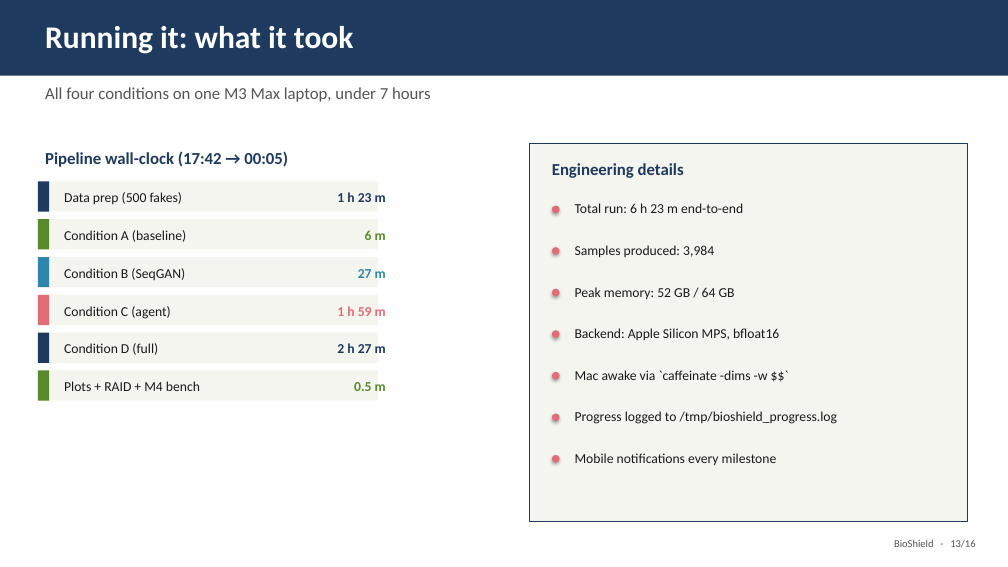
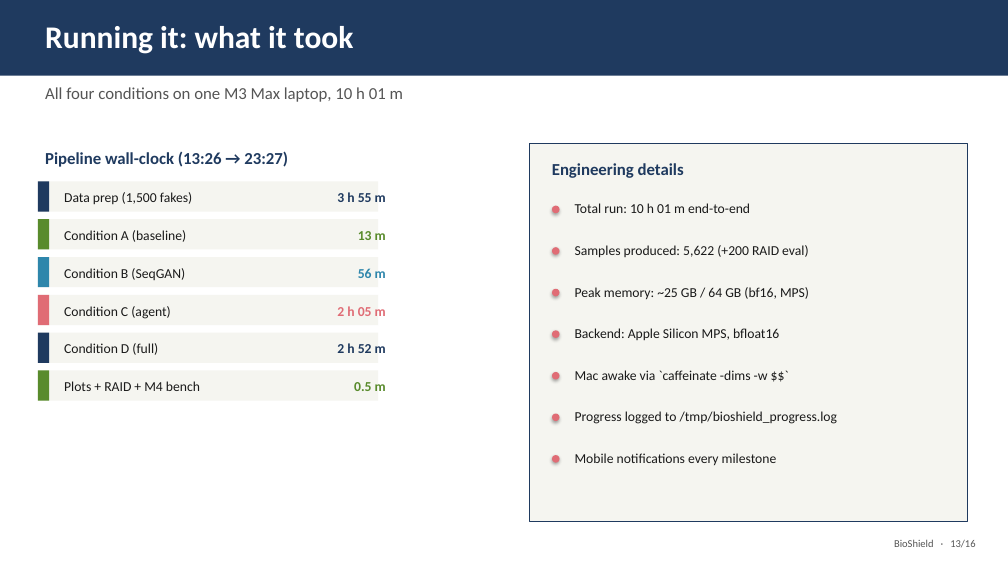
Before and after one commit to Rayudualapati-25/BioShield, a slide deck: slide 13 of experiments/BioShield_class_presentation.pptx. Drawn at 1008x567 pixels with LibreOffice and Linux fonts; fonts in the diff are those of the drawing. Boxes give left, top, right and bottom in pixels: in the first picture for what was removed or moved away, otherwise in the second. Text is boxed around its words. In the diff, an @@ line names an element or a change of style, - is before the commit and + after.

```diff
--- a/experiments/BioShield_class_presentation.pptx
+++ b/experiments/BioShield_class_presentation.pptx
@@ text at [45,87,403,102]: text changed @@
-All four conditions on one M3 Max laptop, under 7 hours
+All four conditions on one M3 Max laptop, 10 h 01 m
@@ text at [45,151,288,167]: text changed @@
-Pipeline wall-clock (17:42 → 00:05)
+Pipeline wall-clock (13:26 → 23:27)
@@ text at [64,192,192,204]: text changed @@
-Data prep (500 fakes)
+Data prep (1,500 fakes)
@@ text at [337,192,386,202]: text changed @@
-1 h 23 m
+3 h 55 m
@@ text at [575,203,750,213]: text changed @@
-Total run: 6 h 23 m end-to-end
+Total run: 10 h 01 m end-to-end
@@ text at [358,231,386,240]: text changed @@
-6 m
+13 m
@@ text at [358,268,386,278]: text changed @@
-27 m
+56 m
@@ text at [575,245,808,258]: text changed @@
-Samples produced: 3,984
+Samples produced: 5,622 (+200 RAID eval)
@@ text at [575,287,809,299]: text changed @@
-Peak memory: 52 GB / 64 GB
+Peak memory: ~25 GB / 64 GB (bf16, MPS)
@@ text at [337,306,386,316]: text changed @@
-1 h 59 m
+2 h 05 m
@@ text at [337,343,386,353]: text changed @@
-2 h 27 m
+2 h 52 m
```
Also in this commit, not shown: 8 other slides changed, 1 slide added, 1 slide removed, 28 other files.
